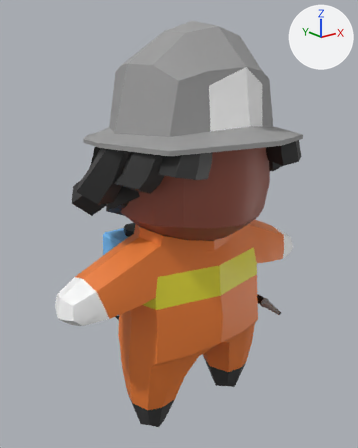
The FBX model Brasal_Prototipos/Assets/Models/Characters/modelo_personagem_cinza.fbx, before and after one commit.
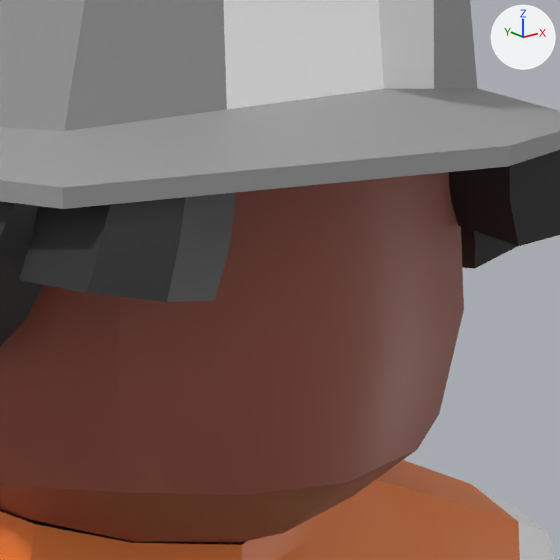
Each version appears first whole from a 50 mm lens placed at (-1.242, -1.483, 1.426), pointed at (-0.013, 0.054, 0.811), and next in a close-up on the part from 43% to 82% of the width and 23% to 55% of the height. Arrows for +X, +Y and +Z are at upper right; the lights stay in place. The older version's two pictures come first. Where no turn or scale is listed for an object, it has been applied to the vertices.

The first close-up shows 'Personagem Cinza Cabelo', 'Personagem Cinza Corpo'.
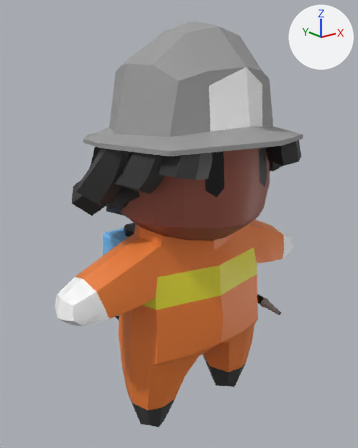
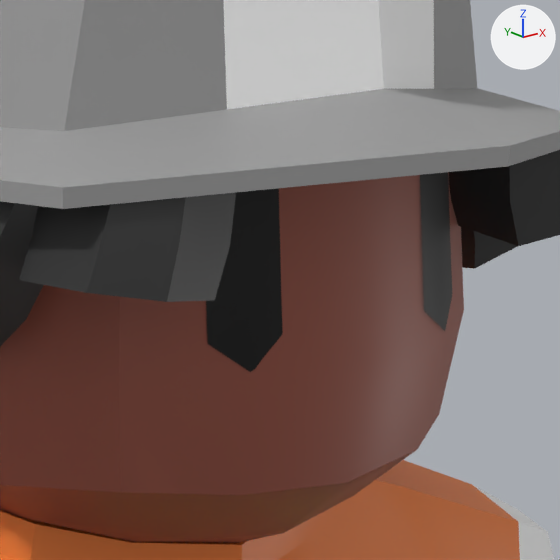
The newer file is also turned or shifted as a whole; pictures and numbers use the older file's frame.

Edits to the bpy script that builds the scene:
```text
Add img_face_uv_neutral_v2_png:
    img_face_uv_neutral_v2_png = load_image('face_uv_neutral_v2.png', '_unpacked/face_uv_neutral_v2.png', 1024, 1024, 'sRGB')
Add mat_personagem_face_mat:
    mat_personagem_face_mat = principled_material('personagem_face_mat')
    mat_personagem_face_mat.texture = img_face_uv_neutral_v2_png  # with its transparency
Add me_personagem_cinza_face_001:
    me_personagem_cinza_face_001.from_pydata(...)  # 15 vertices, 8 faces; spans x -0.233..0.196, y -0.32..-0.226, z 0.146..0.499
    me_personagem_cinza_face_001.materials.append(mat_personagem_face_mat)  # picture img_face_uv_neutral_v2_png
Add ob_personagem_cinza_face:
    ob_personagem_cinza_face = bpy.data.objects.new('Personagem Cinza Face', me_personagem_cinza_face_001)
    ob_personagem_cinza_face.location = (0.007, 0.0, 0.747)
```

What differs and where, as boxes [x1, y1, x2, y2] in the close-ups (560 x 560 px):
'Personagem Cinza Face', added
    after: [206, 172, 452, 372]
